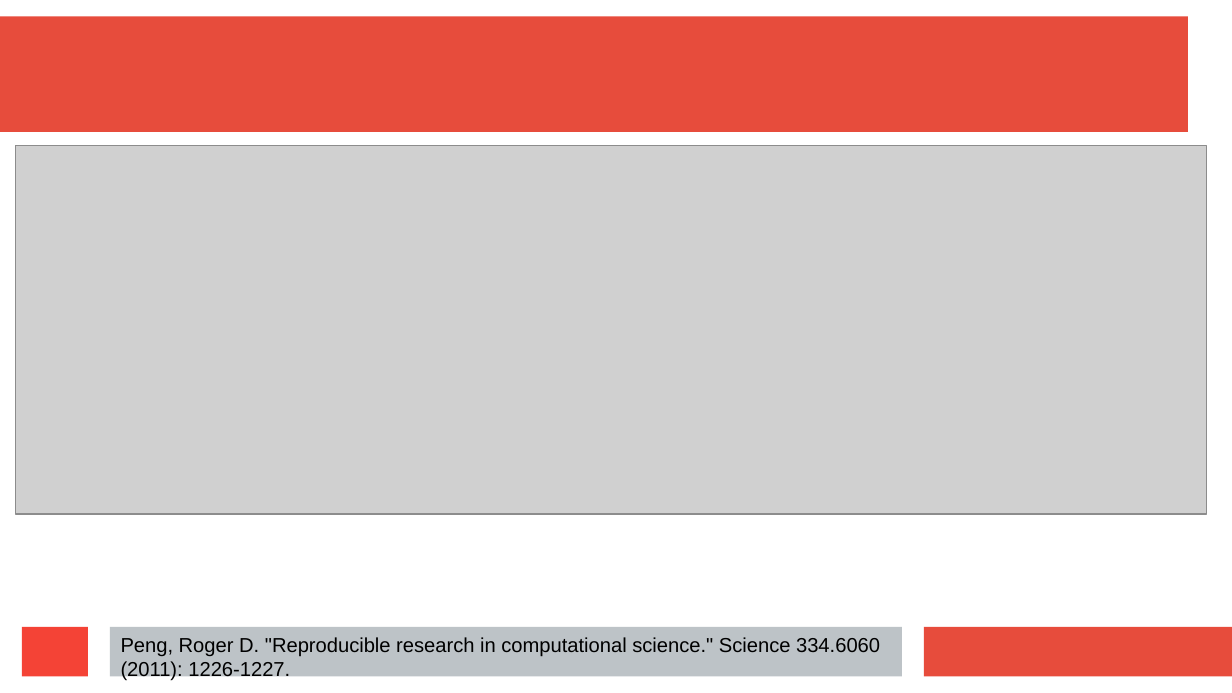
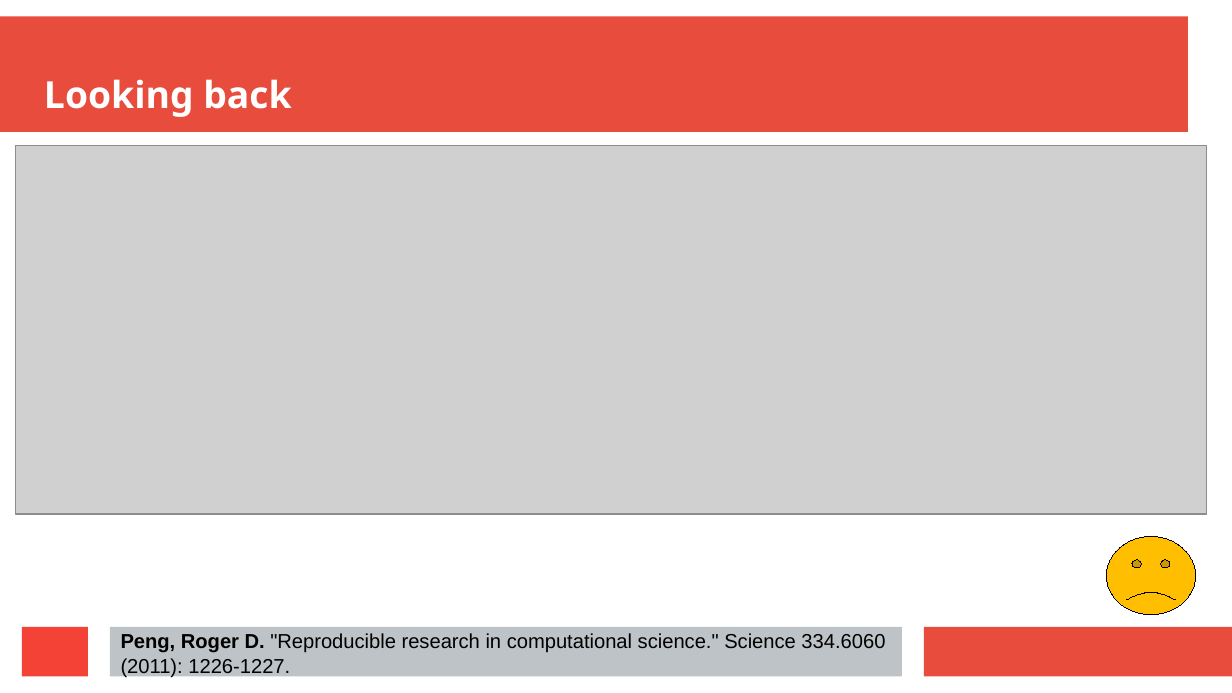
Before and after one commit to richelbilderbeek/journal_club_20220602, a slide deck: slide 12 of journal_club_20220602.odp (slide 8 before the commit). Drawn at 1232x693 pixels with LibreOffice and Linux fonts; fonts in the diff are those of the drawing; grey boxes stand for pictures. Boxes give left, top, right and bottom in pixels: in the first picture for what was removed or moved away, otherwise in the second. Text is boxed around its words. In the diff, an @@ line names an element or a change of style, - is before the commit and + after.

```diff
--- a/journal_club_20220602.odp
+++ b/journal_club_20220602.odp
@@ title added at bbox=[44, 79, 291, 117], 24 pt, text #FFFFFF, bold @@
+Looking back
@@ smiley face added at bbox=[1107, 537, 1196, 615], fill #FFBF00, outline #000000 0 pt @@
@@ text "Peng, Roger D. "Reproducible research ..." at bbox=[121, 633, 885, 678]: bold on in "Peng, Roger D." @@
```
Also in this commit, not shown: 5 other slides changed, 16 slides added, 3 slides removed, 12 other files.
